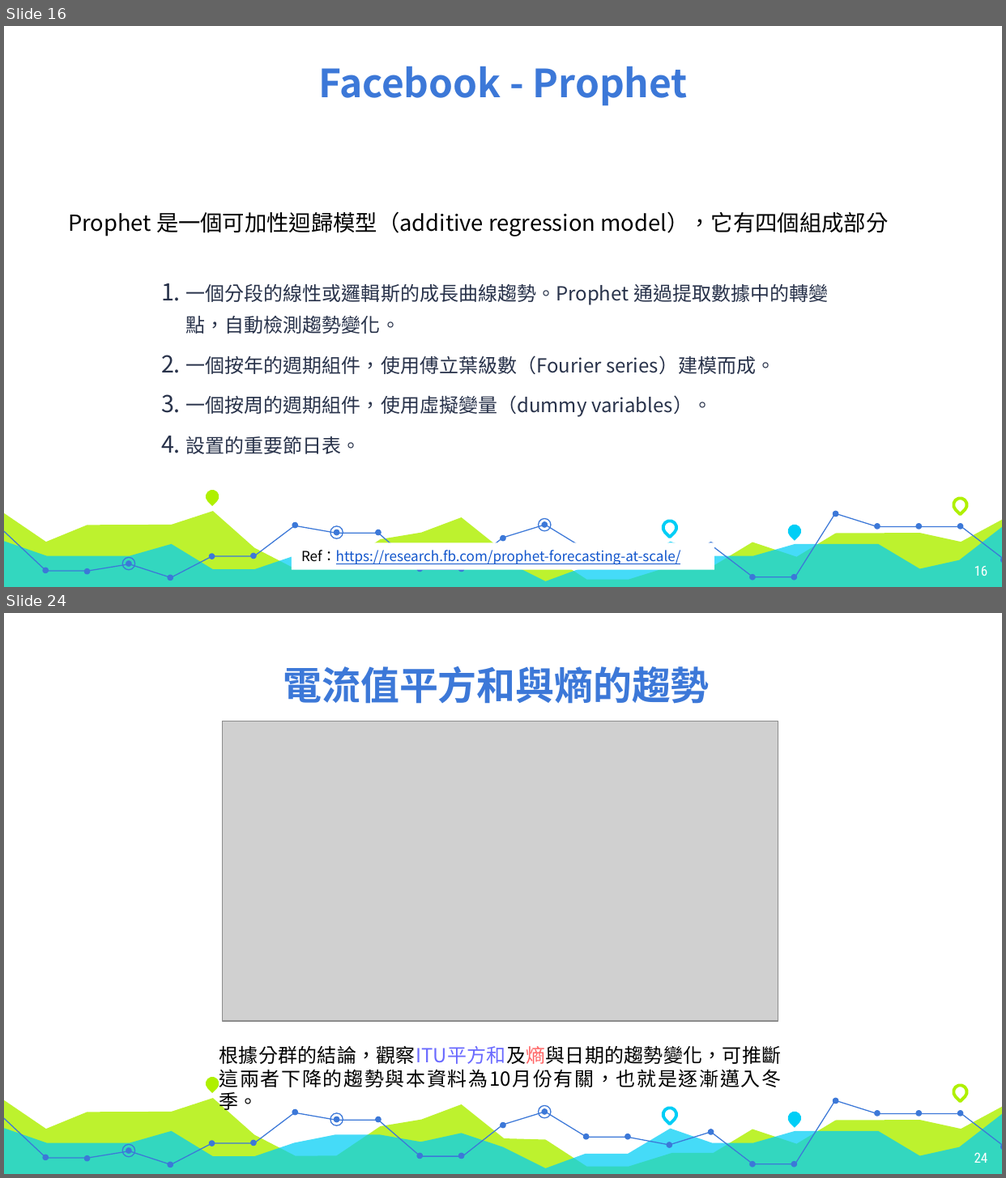
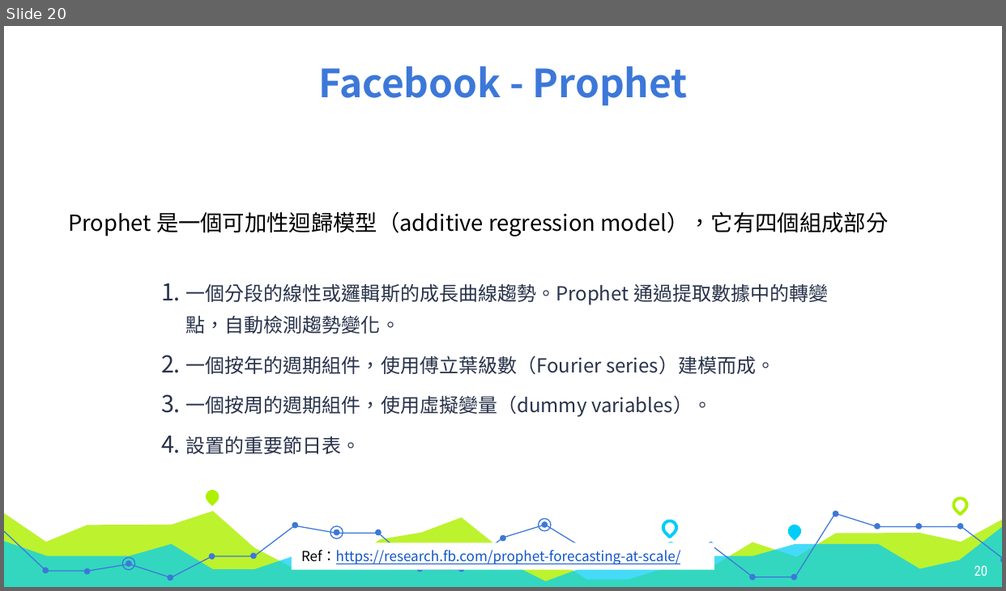
Before and after one commit to acer2265848/M5_Cathay, a slide deck: m5_report.pptx. Shown one above the other, each under a label of ours: slides 16 and 24 before the commit, slide 20 after it; the slides between them are not shown. The pictures are 1006x1178 and 1006x591 pixels, drawn with LibreOffice and Linux fonts; fonts in the diff are those of the drawing; grey boxes stand for pictures. Boxes give left, top, right and bottom in pixels: in the first picture for what was removed or moved away, otherwise in the second. Text is boxed around its words. In the diff, an @@ line names an element or a change of style, - is before the commit and + after.

```diff
--- a/m5_report.pptx
+++ b/m5_report.pptx
@@ slide 24 removed at <box>4,613,1002,1174</box>, background #FFFFFF; not listed: 33 template elements that a slide beside it also shows @@
@@ text removed at <box>283,666,709,704</box> @@
-電流值平方和與熵的趨勢
@@ picture removed at <box>223,721,778,1021</box> @@
@@ text removed at <box>219,1046,781,1088</box> @@
-根據分群的結論，觀察ITU平方和及熵與日期的趨勢變化，可推斷這兩者下降的趨勢與本資料為10月份有關，也就是逐漸邁入冬季。
@@ ellipse removed at <box>583,1134,589,1139</box> @@
@@ ellipse removed at <box>624,1134,631,1139</box> @@
@@ ellipse removed at <box>667,1142,672,1148</box> @@
@@ page number removed at <box>974,1152,988,1163</box> @@
-24
@@ what was slide 16 is now slide 20 @@
@@ page number at <box>974,565,988,576</box>: text changed @@
-16
+20
```
Also in this commit, not shown: 8 slides changed, 8 slides added, 12 other slides removed, 7 other files.
